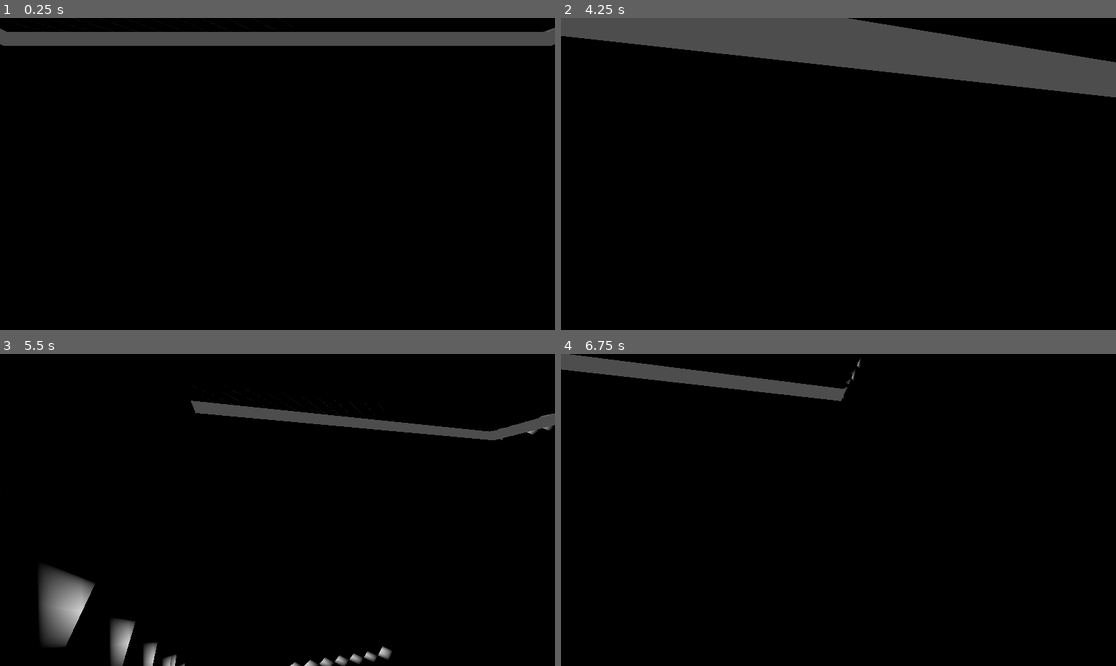
Above: before the commit, frames 1-4 (two rows, left to right).
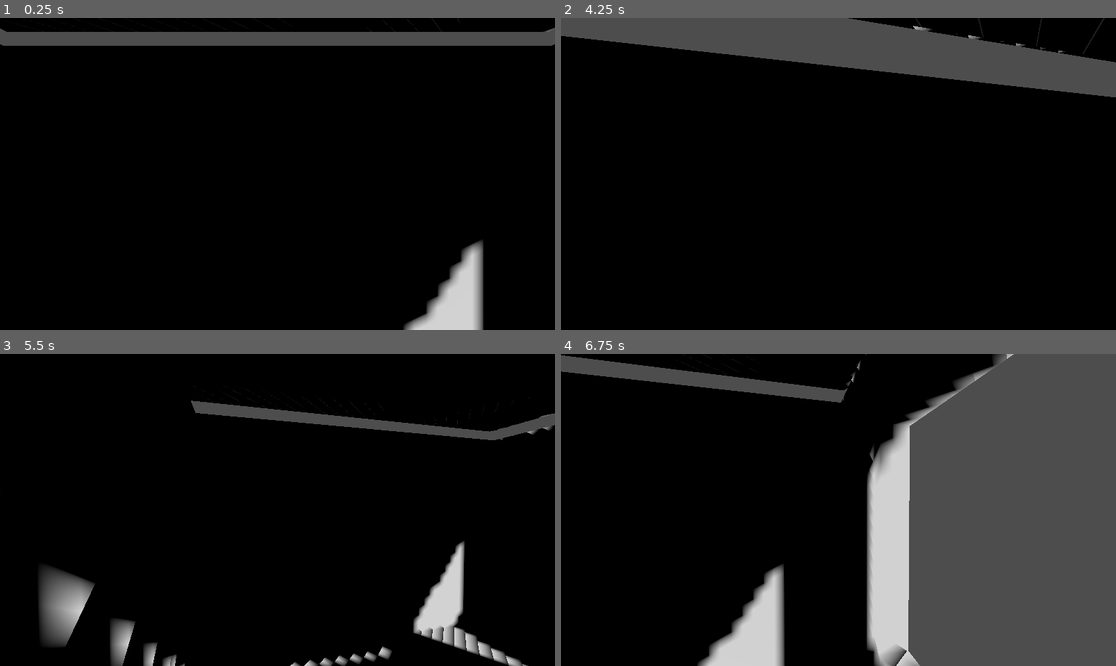
Above: after the commit, the same moments.

Repository: Felipe-Lara/planobal
Game: Godot game, scene res://main.tscn
Same seed, same stepped clock (60 frames per second), same inputs: the game is played once before the commit and once after it.
Inputs (mouse positions are in pixels of both pictures, inside the frame that each line leads up to):
- Up to frame 1 (0.25 s): no input
- Up to frame 2 (4.25 s): tap Enter at 0.5 s; move the mouse to (866, 174) at 0.52 s; hold W (move_forward) from 0.53 s (still down); tap Space (jump) at 0.77, 1.52, 2.75, 3.02, 3.77 s; move the mouse to (810, 174) at 1.27 s; move the mouse to (849, 167) at 2.02 s; move the mouse to (832, 180) at 2.77 s; move the mouse to (877, 177) at 3.52 s; tap Escape (ui_cancel) at 4.15 s
- Up to frame 3 (5.5 s): move the mouse to (111, 463) at 4.27 s; release W (move_forward) at 4.28 s; hold A (move_left) 4.28-5.03 s; tap Space (jump) at 4.52 s; move the mouse to (305, 510) at 5.02 s; hold S (move_back) from 5.03 s (still down)
- Up to frame 4 (6.75 s): move the mouse to (755, 432) at 5.77 s; release S (move_back) at 5.78 s; hold D (move_right) 5.78-6.53 s; tap Space (jump) at 6.02 s; move the mouse to (960, 494) at 6.52 s; hold W (move_forward) from 6.53 s (still down)

The runs differ from the first frame. In frame 1, 2.2% of the frame differs, in the area x 66-88%, y 0-100%; in frame 2, 0.1%; in frame 3, 2.2%; in frame 4, 44%, in the area x 0-100%, y 0-100%.

Commit message:
Sprint 2: muros segmentados alrededor de aberturas
pipeline/geometry/walls.py genera jambas + dintel + antepecho como
mallas propias (nunca booleanos en runtime) cuando un muro tiene
openings asociadas; sin aberturas mantiene el box solido de Sprint 1.
surface_id estable por segmento: {wall_id}_jamb_{i}, _lintel_{opening_id},
_sill_{opening_id}. build.py filtra openings por wall_id al generar
la escena.

Tests nuevos en test_walls_openings.py (puerta sin antepecho, ventana
con antepecho, muro con dos aberturas, regresion sin aberturas) mas
ajuste de conteos en test_build.py.

Regenera engine/sample_room.gltf con la puerta y ventana reales del
fixture (20 mallas, antes 10) y agrega .uid/.import generados por el
editor de Godot 4.7 al abrir el proyecto.

Co-Authored-By: Claude Sonnet 5 <noreply@anthropic.com>

Diff:
--- a/engine/project.godot
+++ b/engine/project.godot
@@ -1,22 +1,30 @@
 ; Engine configuration file.
 ; It's best edited using the editor UI and not directly,
-; since the parameters that go here are meant to be edited
-; using the UI and not by hand, with a few exceptions.
+; since the parameters that go here are not all obvious.
+;
+; Format:
+;   [section] ; section goes between []
+;   param=value ; assign values to parameters
 
 config_version=5
+
+[animation]
+
+compatibility/default_parent_skeleton_in_mesh_instance_3d=true
 
 [application]
 
 config/name="Plano3D"
 run/main_scene="res://main.tscn"
-config/features=PackedStringArray("4.3", "Forward Plus")
-
-[physics]
-
-3d/default_gravity=9.8
+config/features=PackedStringArray("4.7", "Forward Plus")
 
 [input]
 
+ui_cancel={
+"deadzone": 0.5,
+"events": [Object(InputEventKey,"resource_local_to_scene":false,"resource_name":"","device":-1,"window_id":0,"alt_pressed":false,"shift_pressed":false,"ctrl_pressed":false,"meta_pressed":false,"pressed":false,"keycode":4194305,"physical_keycode":0,"key_label":0,"unicode":0,"location":0,"echo":false,"script":null)
+]
+}
 move_forward={
 "deadzone": 0.5,
 "events": [Object(InputEventKey,"resource_local_to_scene":false,"resource_name":"","device":-1,"window_id":0,"alt_press …(192 unchanged characters)…
@@ -42,8 +50,3 @@
 "events": [Object(InputEventKey,"resource_local_to_scene":false,"resource_name":"","device":-1,"window_id":0,"alt_press …(191 unchanged characters)…
 ]
 }
-ui_cancel={
-"deadzone": 0.5,
-"events": [Object(InputEventKey,"resource_local_to_scene":false,"resource_name":"","device":-1,"window_id":0,"alt_pressed":false,"shift_pressed":false,"ctrl_pressed":false,"meta_pressed":false,"pressed":false,"keycode":4194305,"physical_keycode":0,"key_label":0,"unicode":0,"location":0,"echo":false,"script":null)
-]
-}
Binary file changed: engine/gltf_buffer_1.bin
Binary file changed: engine/gltf_buffer_10.bin
Binary file changed: engine/gltf_buffer_11.bin
Binary file added: engine/gltf_buffer_12.bin
Binary file added: engine/gltf_buffer_13.bin
Not shown, added: engine/gltf_buffer_14.bin
Binary file added: engine/gltf_buffer_15.bin
Binary file added: engine/gltf_buffer_16.bin
Not shown, added: engine/gltf_buffer_17.bin
Not shown, added: engine/gltf_buffer_18.bin
Binary file added: engine/gltf_buffer_19.bin
Binary file changed: engine/gltf_buffer_2.bin
(and 17 more such lines)
